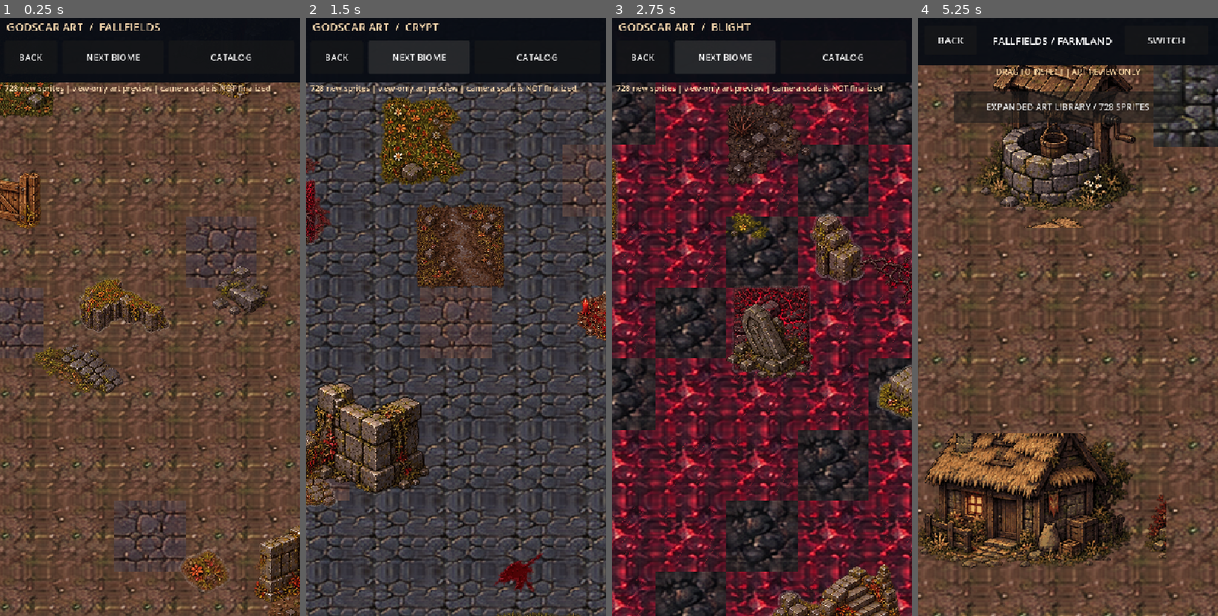
Above: before the commit, frames 1-4 (left to right).
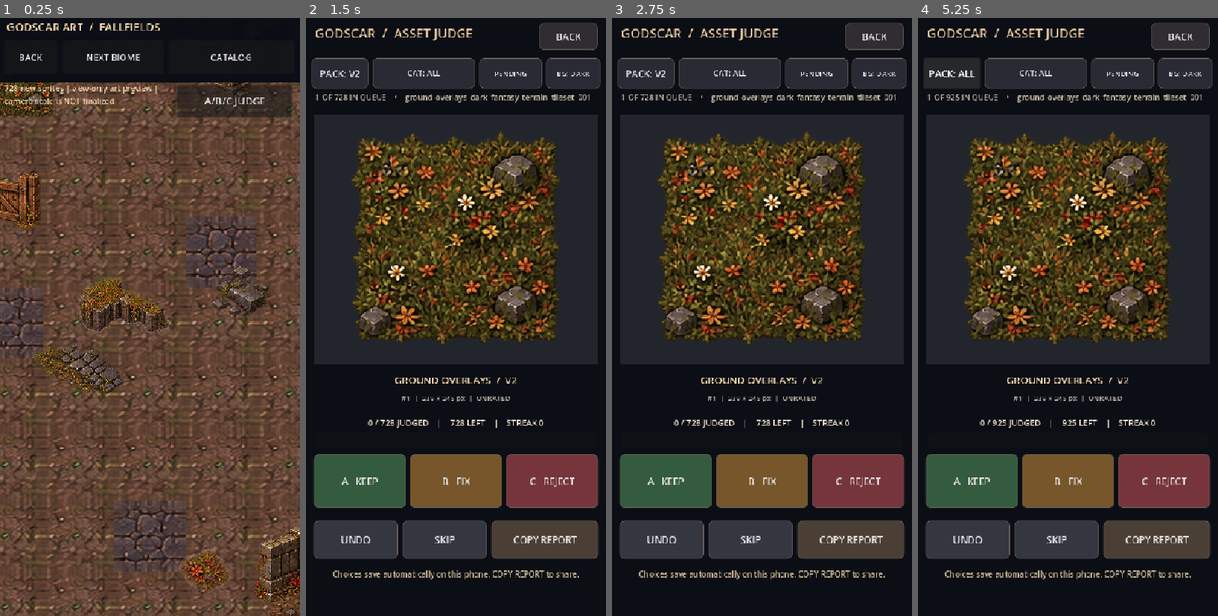
Above: after the commit, the same moments.

Repository: fytchx/Godscar
Game: Godot game, scene res://scenes/environment_expansion_gallery.tscn
Two runs of this game, one before a commit and one after it. Both use one fixed random seed, a clock stepped at 60 frames per second and the inputs below. This scene is started directly instead of the project's main scene.
Inputs (mouse positions are in pixels of both pictures, inside the frame that each line leads up to):
- Up to frame 1 (0.25 s): no input
- Up to frame 2 (1.5 s): click (540, 101) at 0.5 s, where only the run after the commit has a clickable "A/B/C JUDGE"; click (420, 59) at 1.25 s, where only the run before the commit has a clickable "NEXT BIOME"
- Up to frame 3 (2.75 s): click (726, 59) at 2 s, where only the run before the commit has a clickable "NEXT BIOME"
- Up to frame 4 (5.25 s): click (1056, 538) at 2.75 s, where only the run after the commit has a clickable "SKIP"; click (1056, 538) at 3.5 s, where only the run after the commit has a clickable "SKIP"; click (951, 71) at 4.25 s, where only the run after the commit has a clickable "PACK: V2"; click (951, 71) at 5 s, where only the run after the commit has a clickable "PACK: V1"

The runs differ from the first frame. In frame 1, 2.1% of the frame differs, in the area x 1-98%, y 11-17%; in frame 2, 80%; in frame 3, 81%; in frame 4, 85%, in the area x 0-100%, y 0-100%.

Commit message:
Add one-tap A/B/C Asset Judge entry point to expanded Godscar art gallery

Diff:
--- a/scripts/environment_expansion_gallery.gd
+++ b/scripts/environment_expansion_gallery.gd
@@ -179,11 +179,18 @@
     ui.add_child(catalog)
     info = Label.new()
     info.position = Vector2(8, 120)
-    info.size = Vector2(520, 60)
+    info.size = Vector2(305, 60)
     info.autowrap_mode = TextServer.AUTOWRAP_WORD_SMART
     info.add_theme_font_size_override("font_size", 14)
     info.add_theme_color_override("font_color", Color("#f2d4ab"))
     ui.add_child(info)
+    var judge := Button.new()
+    judge.text = "A/B/C JUDGE"
+    judge.position = Vector2(319, 123)
+    judge.size = Vector2(207, 58)
+    judge.add_theme_font_size_override("font_size", 18)
+    judge.pressed.connect(func(): get_tree().change_scene_to_file("res://scenes/asset_judge.tscn"))
+    ui.add_child(judge)
     _build_catalogue()
 
 
